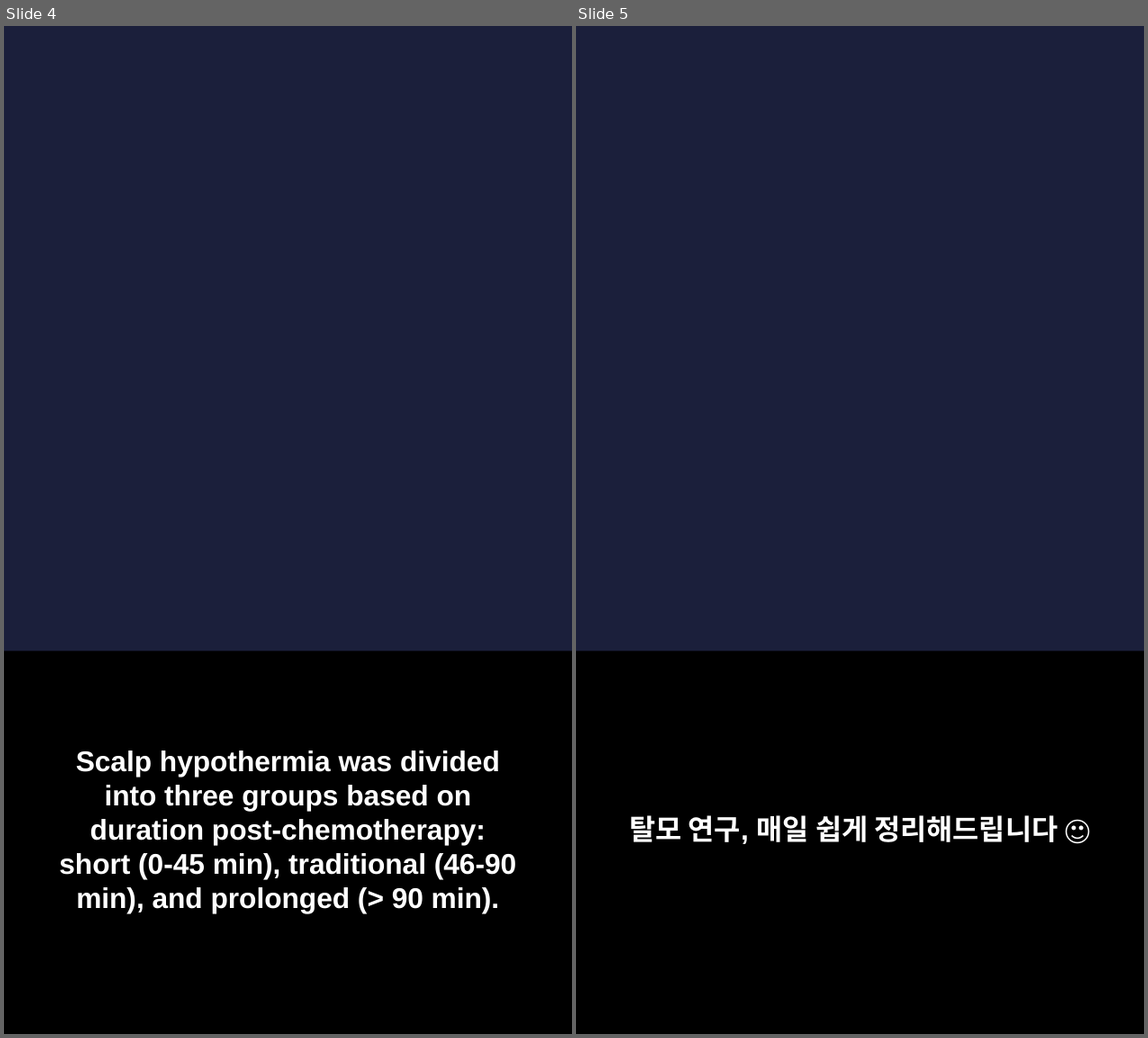
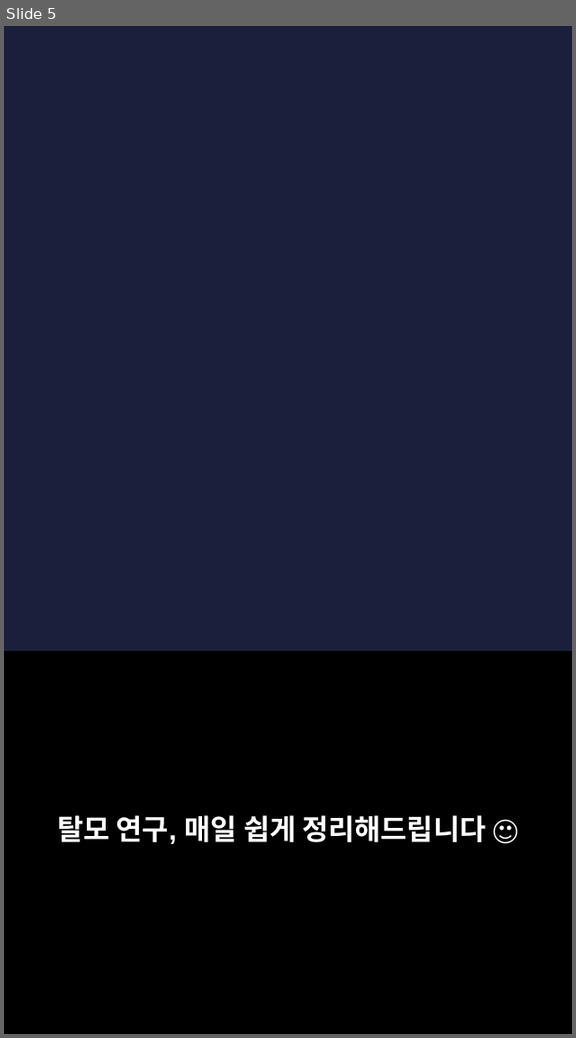
Before and after one commit to hyokang2010-BJ-ANTH/product-builder-test, a slide deck: pwa/data/latest/slides.pptx. Shown side by side, each under a label of ours: slides 4 and 5 before the commit, slide 5 after it. The pictures are 1148x1038 and 576x1038 pixels, drawn with LibreOffice and Linux fonts; fonts in the diff are those of the drawing; background and template pictures are left out. Boxes give left, top, right and bottom in pixels: in the first picture for what was removed or moved away, otherwise in the second. Text is boxed around its words. In the diff, an @@ line names an element or a change of style, - is before the commit and + after.

```diff
--- a/pwa/data/latest/slides.pptx
+++ b/pwa/data/latest/slides.pptx
@@ slide 4 removed at (4,26,572,1034), background picture (left out) @@
@@ rectangle removed at (4,652,572,1034) @@
@@ text removed at (59,750,516,913) @@
-Scalp hypothermia was divided into three groups based on duration post-chemotherapy: short (0-45 min), traditional (46-90 min), and prolonged (> 90 min).
```
Also in this commit, not shown: 4 slides changed, 3 slides added, 2 other slides removed, 26 other files.
